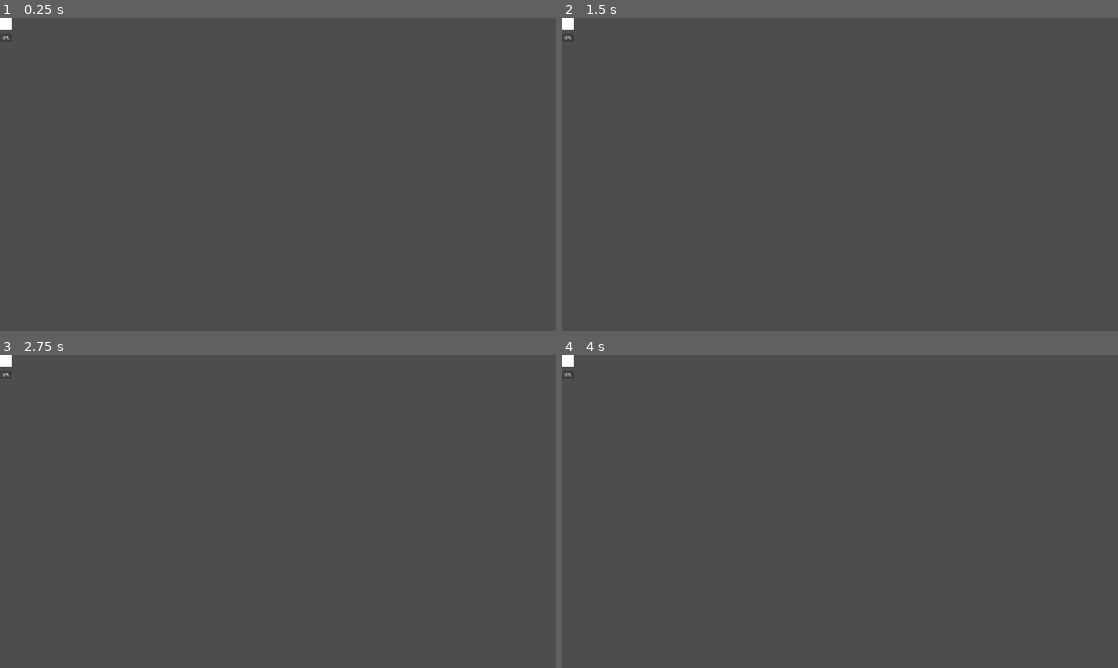
Above: before the commit, frames 1-4 (two rows, left to right).
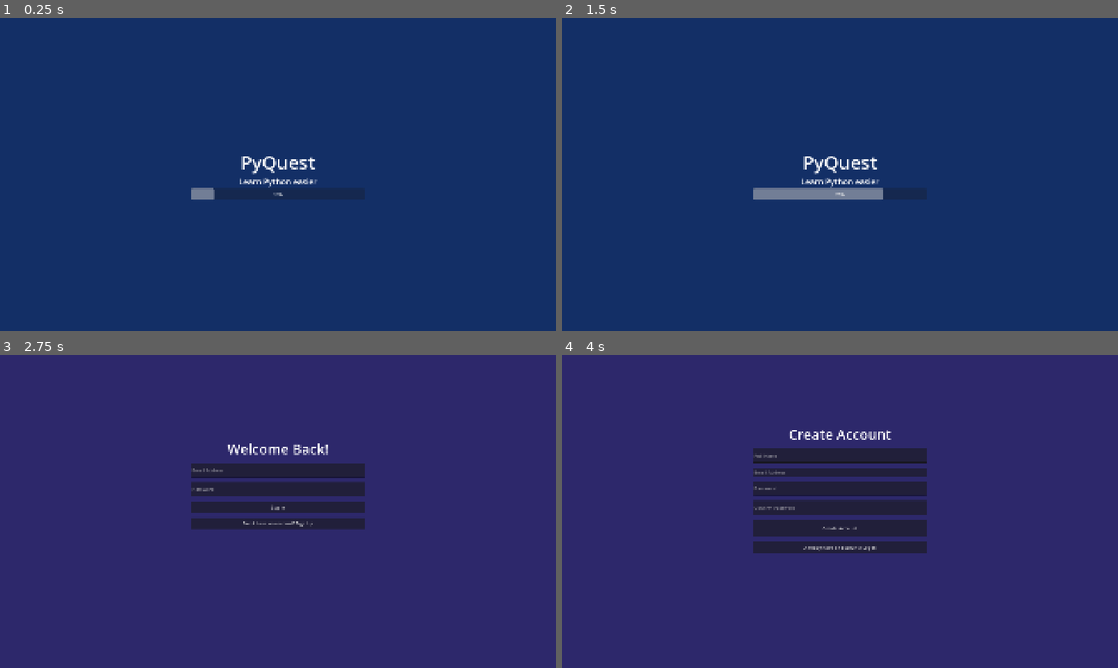
Above: after the commit, the same moments.

Repository: zahid-uitm/PyQuest
Game: Godot game, scene res://scenes/ui/Splash.tscn
Two runs of this game, one before a commit and one after it. Both use one fixed random seed, a clock stepped at 60 frames per second and the inputs below.
Inputs (mouse positions are in pixels of both pictures, inside the frame that each line leads up to):
- Up to frame 1 (0.25 s): no input
- Up to frame 2 (1.5 s): no input
- Up to frame 3 (2.75 s): no input
- Up to frame 4 (4 s): click (840, 508) at 2.75 s, where only the run after the commit has a clickable "Log In"; click (840, 524) at 3.5 s, where only the run after the commit has a clickable "Don't have an account? Sign Up"

The runs differ from the first frame. In frame 1, 100% of the frame differs, in the area x 0-100%, y 0-100%; in frame 2, 100%; in frame 3, 100%; in frame 4, 100%.

Commit message:
milestone 1 splash, login, sign up UI done

Diff:
--- a/project.godot
+++ b/project.godot
@@ -26,6 +26,7 @@
 
 window/size/viewport_width=1920
 window/size/viewport_height=1080
+window/size/mode=2
 window/size/window_width_override=540
 window/size/window_height_override=960
 window/stretch/mode="canvas_items"
--- a/scenes/ui/Login.tscn
+++ b/scenes/ui/Login.tscn
@@ -7,38 +7,66 @@
 anchors_preset = 15
 anchor_right = 1.0
 anchor_bottom = 1.0
-offset_left = 29.0
-offset_top = 98.0
-offset_right = 29.0
-offset_bottom = 98.0
 grow_horizontal = 2
 grow_vertical = 2
 script = ExtResource("1_ooglm")
 
 [node name="Background" type="ColorRect" parent="." unique_id=627492278]
-layout_mode = 0
-offset_right = 40.0
-offset_bottom = 40.0
+custom_minimum_size = Vector2(600, 500)
+layout_mode = 1
+anchors_preset = 15
+anchor_right = 1.0
+anchor_bottom = 1.0
+grow_horizontal = 2
+grow_vertical = 2
+color = Color(0.1764706, 0.15686275, 0.41960785, 1)
 
 [node name="FormContainer" type="VBoxContainer" parent="." unique_id=333166106]
-layout_mode = 0
-offset_right = 40.0
-offset_bottom = 40.0
+custom_minimum_size = Vector2(600, 500)
+layout_mode = 1
+anchors_preset = 8
+anchor_left = 0.5
+anchor_top = 0.5
+anchor_right = 0.5
+anchor_bottom = 0.5
+offset_left = -34.0
+offset_top = -72.0
+offset_right = 34.0
+offset_bottom = 72.0
+grow_horizontal = 2
+grow_vertical = 2
+theme_override_constants/separation = 16
 
 [node name="TitleLabel" type="Label" parent="FormContainer" unique_id=228177906]
 layout_mode = 2
+theme_override_font_sizes/font_size = 48
+text = "Welcome Back!"
+horizontal_alignment = 1
 
 [node name="EmailInput" type="LineEdit" parent="FormContainer" unique_id=1642684092]
+custom_minimum_size = Vector2(0, 50)
 layout_mode = 2
+placeholder_text = "Email Address"
 
 [node name="PasswordInput" type="LineEdit" parent="FormContainer" unique_id=956022027]
+custom_minimum_size = Vector2(0, 50)
 layout_mode = 2
+placeholder_text = "Password"
+secret = true
 
 [node name="SubmitButton" type="Button" parent="FormContainer" unique_id=1456948952]
+custom_minimum_size = Vector2(0, 40)
 layout_mode = 2
+text = "Log In"
 
 [node name="SwitchModeButton" type="Button" parent="FormContainer" unique_id=568834609]
+custom_minimum_size = Vector2(0, 40)
 layout_mode = 2
+text = "Don't have an account? Sign Up"
 
 [node name="StatusLabel" type="Label" parent="FormContainer" unique_id=1577156491]
 layout_mode = 2
+horizontal_alignment = 1
+
+[connection signal="pressed" from="FormContainer/SubmitButton" to="." method="_on_submit_button_pressed"]
+[connection signal="pressed" from="FormContainer/SwitchModeButton" to="." method="_on_switch_mode_button_pressed"]
--- a/scenes/ui/SignUp.tscn
+++ b/scenes/ui/SignUp.tscn
@@ -10,37 +10,72 @@
 grow_horizontal = 2
 grow_vertical = 2
 script = ExtResource("1_j1nah")
+is_signup_screen = true
 
-[node name="ColorRect" type="ColorRect" parent="." unique_id=153433144]
-layout_mode = 0
-offset_right = 40.0
-offset_bottom = 40.0
+[node name="Background" type="ColorRect" parent="." unique_id=153433144]
+layout_mode = 1
+anchors_preset = 15
+anchor_right = 1.0
+anchor_bottom = 1.0
+grow_horizontal = 2
+grow_vertical = 2
+color = Color(0.17830312, 0.15541723, 0.4206215, 1)
 
-[node name="VBoxContainer" type="VBoxContainer" parent="." unique_id=1003461904]
-layout_mode = 0
-offset_right = 40.0
-offset_bottom = 40.0
+[node name="FormContainer" type="VBoxContainer" parent="." unique_id=1003461904]
+custom_minimum_size = Vector2(600, 600)
+layout_mode = 1
+anchors_preset = 8
+anchor_left = 0.5
+anchor_top = 0.5
+anchor_right = 0.5
+anchor_bottom = 0.5
+offset_left = -34.0
+offset_top = -107.0
+offset_right = 34.0
+offset_bottom = 107.0
+grow_horizontal = 2
+grow_vertical = 2
+theme_override_constants/separation = 16
 
-[node name="TitileLabel" type="Label" parent="VBoxContainer" unique_id=136541770]
+[node name="TitileLabel" type="Label" parent="FormContainer" unique_id=136541770]
+layout_mode = 2
+theme_override_font_sizes/font_size = 48
+text = "Create Account"
+horizontal_alignment = 1
+
+[node name="FullNameInput" type="LineEdit" parent="FormContainer" unique_id=455127754]
+custom_minimum_size = Vector2(0, 50)
+layout_mode = 2
+placeholder_text = "Full Name"
+
+[node name="EmailInput" type="LineEdit" parent="FormContainer" unique_id=1747667530]
+layout_mode = 2
+placeholder_text = "Email Address"
+
+[node name="PasswordInput" type="LineEdit" parent="FormContainer" unique_id=435888050]
+custom_minimum_size = Vector2(0, 50)
+layout_mode = 2
+placeholder_text = "Password"
+secret = true
+
+[node name="ConfirmPasswordInput" type="LineEdit" parent="FormContainer" unique_id=371555381]
+custom_minimum_size = Vector2(0, 50)
+layout_mode = 2
+placeholder_text = "Confirm Password"
+secret = true
+
+[node name="SubmitButton" type="Button" parent="FormContainer" unique_id=661916597]
+custom_minimum_size = Vector2(0, 60)
+layout_mode = 2
+text = "Create Account"
+
+[node name="SwitchModeButton" type="Button" parent="FormContainer" unique_id=1481205674]
+custom_minimum_size = Vector2(0, 40)
+layout_mode = 2
+text = "Already have an account? Log In"
+
+[node name="StatusLabel" type="Label" parent="FormContainer" unique_id=738996443]
 layout_mode = 2
 
-[node name="FullNameInput" type="LineEdit" parent="VBoxContainer" unique_id=455127754]
-layout_mode = 2
-
-[node name="EmailInput" type="LineEdit" parent="VBoxContainer" unique_id=1747667530]
-layout_mode = 2
-
-[node name="PasswordInput" type="LineEdit" parent="VBoxContainer" unique_id=435888050]
-layout_mode = 2
-
-[node name="ConfirmPasswordInput" type="LineEdit" parent="VBoxContainer" unique_id=371555381]
-layout_mode = 2
-
-[node name="SubmitButton" type="Button" parent="VBoxContainer" unique_id=661916597]
-layout_mode = 2
-
-[node name="SwitchModeButton" type="Button" parent="VBoxContainer" unique_id=1481205674]
-layout_mode = 2
-
-[node name="StatusLabel" type="Label" parent="VBoxContainer" unique_id=738996443]
-layout_mode = 2
+[connection signal="pressed" from="FormContainer/SubmitButton" to="." method="_on_submit_button_pressed"]
+[connection signal="pressed" from="FormContainer/SwitchModeButton" to="." method="_on_switch_mode_button_pressed"]
--- a/scenes/ui/Splash.tscn
+++ b/scenes/ui/Splash.tscn
@@ -12,20 +12,41 @@
 script = ExtResource("1_yprc2")
 
 [node name="Background" type="ColorRect" parent="." unique_id=50821084]
-layout_mode = 0
-offset_right = 40.0
-offset_bottom = 40.0
+layout_mode = 1
+anchors_preset = 15
+anchor_right = 1.0
+anchor_bottom = 1.0
+grow_horizontal = 2
+grow_vertical = 2
+color = Color(0.07440058, 0.18349695, 0.40195647, 1)
 
-[node name="VBoxContainer" type="VBoxContainer" parent="." unique_id=413427296]
-layout_mode = 0
-offset_right = 40.0
-offset_bottom = 40.0
+[node name="Container" type="VBoxContainer" parent="." unique_id=413427296]
+layout_mode = 1
+anchors_preset = 8
+anchor_left = 0.5
+anchor_top = 0.5
+anchor_right = 0.5
+anchor_bottom = 0.5
+offset_left = -300.0
+offset_top = -47.0
+offset_right = 300.0
+offset_bottom = 47.0
+grow_horizontal = 2
+grow_vertical = 2
+alignment = 1
 
-[node name="TitleLable" type="Label" parent="VBoxContainer" unique_id=1220839863]
+[node name="TitleLabel" type="Label" parent="Container" unique_id=1220839863]
 layout_mode = 2
+theme_override_font_sizes/font_size = 64
+text = "PyQuest"
+horizontal_alignment = 1
 
-[node name="SubtitleLable" type="Label" parent="VBoxContainer" unique_id=2048143666]
+[node name="SubtitleLabel" type="Label" parent="Container" unique_id=2048143666]
 layout_mode = 2
+theme_override_font_sizes/font_size = 28
+text = "Learn Python easier"
+horizontal_alignment = 1
 
-[node name="ProgressBar" type="ProgressBar" parent="VBoxContainer" unique_id=1984136844]
+[node name="ProgressBar" type="ProgressBar" parent="Container" unique_id=1984136844]
+custom_minimum_size = Vector2(600, 40)
 layout_mode = 2
--- a/scripts/ui/AuthUI.gd
+++ b/scripts/ui/AuthUI.gd
@@ -43,3 +43,10 @@
 		SceneManager.change_scene(SceneManager.LOGIN)
 	else:
 		SceneManager.change_scene(SceneManager.SIGN_UP)
+
+
+func _on_switch_mode_button_pressed() -> void:
+	if is_signup_screen:
+		SceneManager.change_scene(SceneManager.LOGIN)
+	else:
+		SceneManager.change_scene(SceneManager.SIGN_UP)
--- a/scripts/ui/SplashUI.gd
+++ b/scripts/ui/SplashUI.gd
@@ -1,7 +1,7 @@
 # res://scripts/ui/SplashUI.gd
 extends Control
 
-@onready var progress_bar: ProgressBar = $ProgressBar
+@onready var progress_bar: ProgressBar = $Container/ProgressBar
 
 func _ready() -> void:
 	var tween = create_tween()
